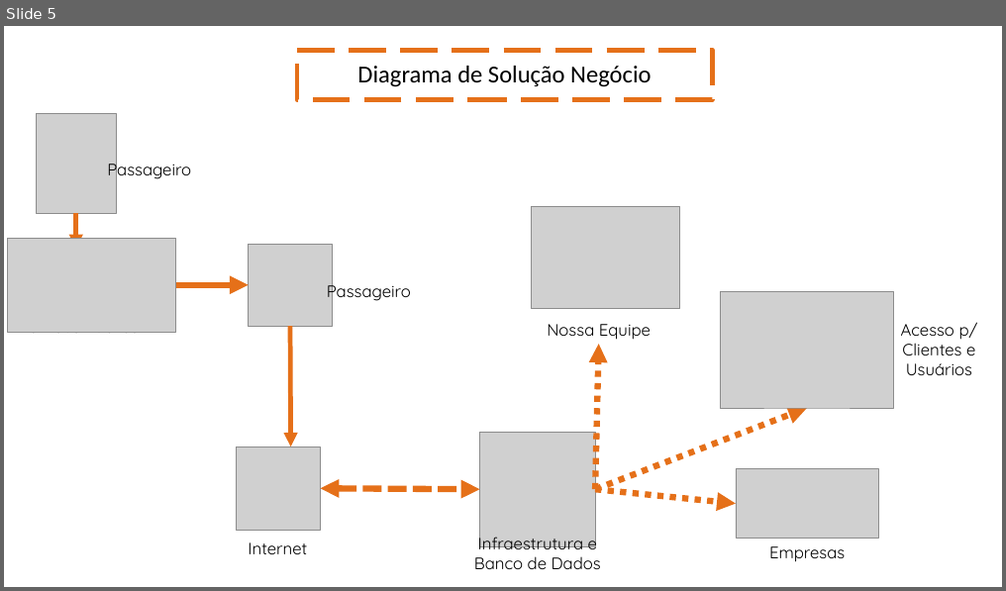
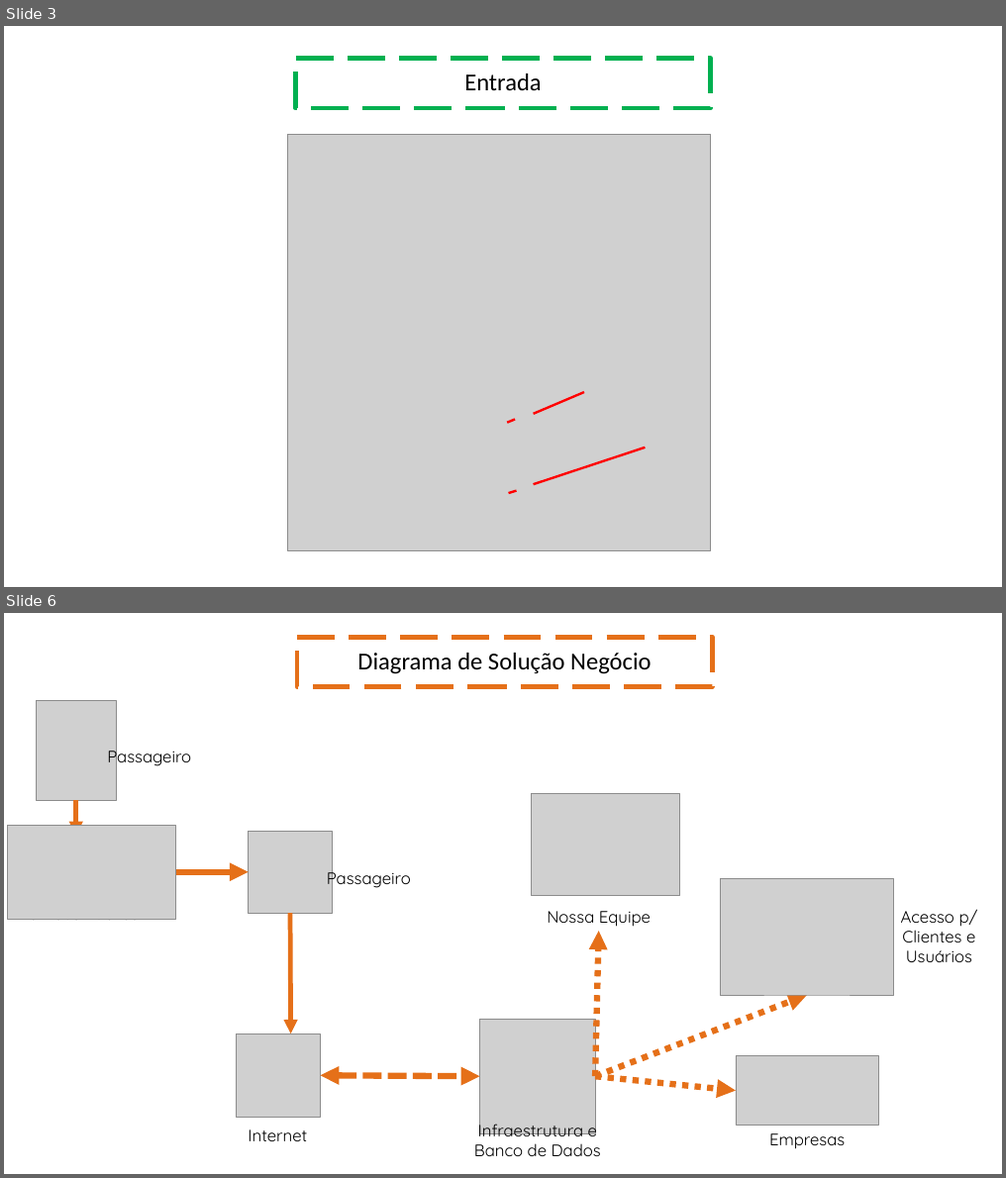
Before and after one commit to diegozn/busfacility, a slide deck: Apresentação/Sprint 2.pptx. Shown one above the other, each under a label of ours: slide 5 before the commit, slides 3 and 6 after it; the slides between them are not shown. The pictures are 1006x591 and 1006x1178 pixels, drawn with LibreOffice and Linux fonts; fonts in the diff are those of the drawing; grey boxes stand for pictures; background and template pictures are left out. Boxes give left, top, right and bottom in pixels: in the first picture for what was removed or moved away, otherwise in the second. Text is boxed around its words. In the diff, an @@ line names an element or a change of style, - is before the commit and + after.

```diff
--- a/Apresentação/Sprint 2.pptx
+++ b/Apresentação/Sprint 2.pptx
@@ slide 3 added at (4,26,1002,587), background picture (left out) @@
@@ rectangle added at (295,59,711,108), outline #00B050 4.5 pt dashed, 23.4 pt, text #000000 @@
+Entrada
@@ picture added at (288,134,711,551) @@
@@ line added from (583, 393) to (535, 414), #FF0000 2.25 pt @@
@@ line added from (509, 422) to (514, 420), #FF0000 2.25 pt @@
@@ line added from (535, 484) to (645, 448), #FF0000 2.25 pt @@
@@ line added from (510, 493) to (515, 491), #FF0000 2.25 pt @@
@@ what was slide 5 is now slide 6 @@
```
Also in this commit, not shown: 4 slides changed, 2 other slides added, 2 slides removed.
